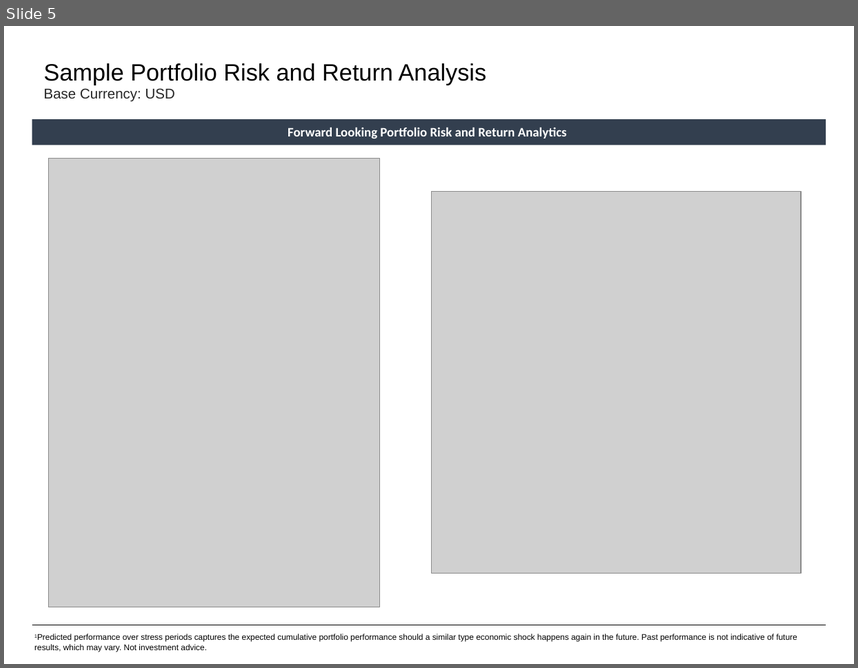
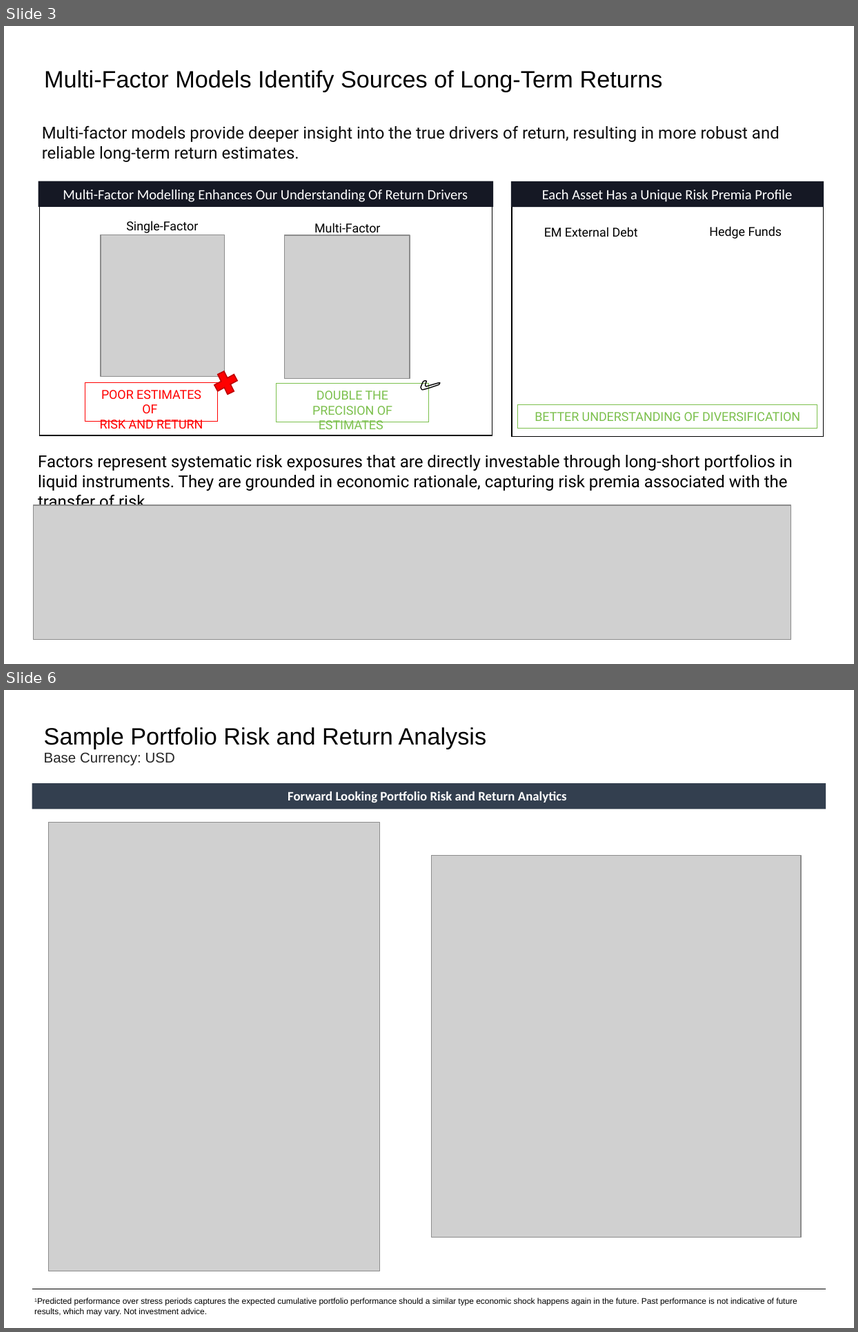
Before and after one commit to fabarker/epsilon-phi, a slide deck: epsilon-phi-core/src/python/epsilonPhi/ep_saa/marketing/Auto.pptx. Shown one above the other, each under a label of ours: slide 5 before the commit, slides 3 and 6 after it; the slides between them are not shown. The pictures are 858x668 and 858x1332 pixels, drawn with LibreOffice and Linux fonts; fonts in the diff are those of the drawing; grey boxes stand for pictures. Boxes give left, top, right and bottom in pixels: in the first picture for what was removed or moved away, otherwise in the second. Text is boxed around its words. In the diff, an @@ line names an element or a change of style, - is before the commit and + after.

Commit message:
Private Markets Modelling and Commitment Planning

```diff
--- a/epsilon-phi-core/src/python/epsilonPhi/ep_saa/marketing/Auto.pptx
+++ b/epsilon-phi-core/src/python/epsilonPhi/ep_saa/marketing/Auto.pptx
@@ slide 3 added at (4,26,854,664), background #FFFFFF @@
@@ text added at (44,70,663,92), 20 pt, text #000000 @@
+Multi-Factor Models Identify Sources of Long-Term Returns
@@ text added at (42,125,780,162), 14 pt, text #0D0D0D @@
+Multi-factor models provide deeper insight into the true drivers of return, resulting in more robust and reliable long-term return estimates.
@@ rectangle added at (38,181,493,206), fill #151824, 12 pt, text #FFFFFF @@
+Multi-Factor Modelling Enhances Our Understanding Of Return Drivers
@@ rectangle added at (512,181,824,207), fill #151824, 12 pt, text #FFFFFF @@
+Each Asset Has a Unique Risk Premia Profile
@@ rectangle added at (40,192,493,435), outline #000000 1 pt @@
@@ rectangle added at (513,192,824,436), outline #000000 1 pt @@
@@ text added at (126,221,198,233), 10.5 pt, text #000000 @@
+Single-Factor
@@ text added at (314,223,380,236), 10.5 pt, text #000000 @@
+Multi-Factor
@@ text added at (544,227,638,236), 10.5 pt, text #000000 @@
+EM External Debt
@@ text added at (709,226,782,239), 10.5 pt, text #000000 @@
+Hedge Funds
@@ picture added at (101,234,225,377) @@
@@ picture added at (285,235,410,379) @@
@@ cross added at (208,363,245,401), fill #FF0000, outline #C00000 1 pt @@
@@ text added at (406,361,459,411), 18 pt, text #000000 @@
+✅
@@ rectangle added at (85,382,217,421), outline #FF0000 0.75 pt, 10.5 pt, text #FF0000 @@
+POOR ESTIMATES OF
+RISK AND RETURN
@@ rectangle added at (276,383,429,421), outline #7CC04D 0.75 pt, 10.5 pt, text #7CC04D @@
+DOUBLE THE PRECISION OF ESTIMATES
@@ rectangle added at (518,404,818,428), outline #7CC04D 0.75 pt, 10.5 pt, text #7CC04D @@
+BETTER UNDERSTANDING OF DIVERSIFICATION
@@ text added at (38,454,793,506), 14 pt, text #000000 @@
+Factors represent systematic risk exposures that are directly investable through long-short portfolios in liquid instruments. They are grounded in economic rationale, capturing risk premia associated with the transfer of risk.
@@ picture added at (33,505,791,639) @@
@@ what was slide 5 is now slide 6 @@
```
Also in this commit, not shown: 1 slide changed, 9 other slides added, 4 slides removed, 34 other files.
